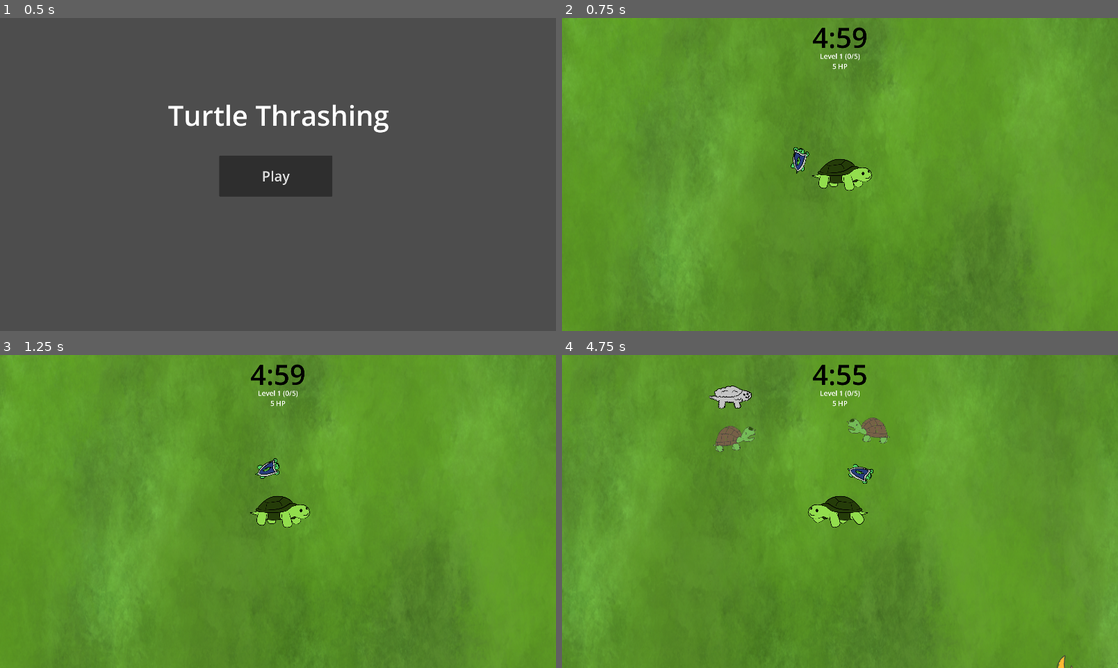
Above: before the commit, frames 1-4 (two rows, left to right).
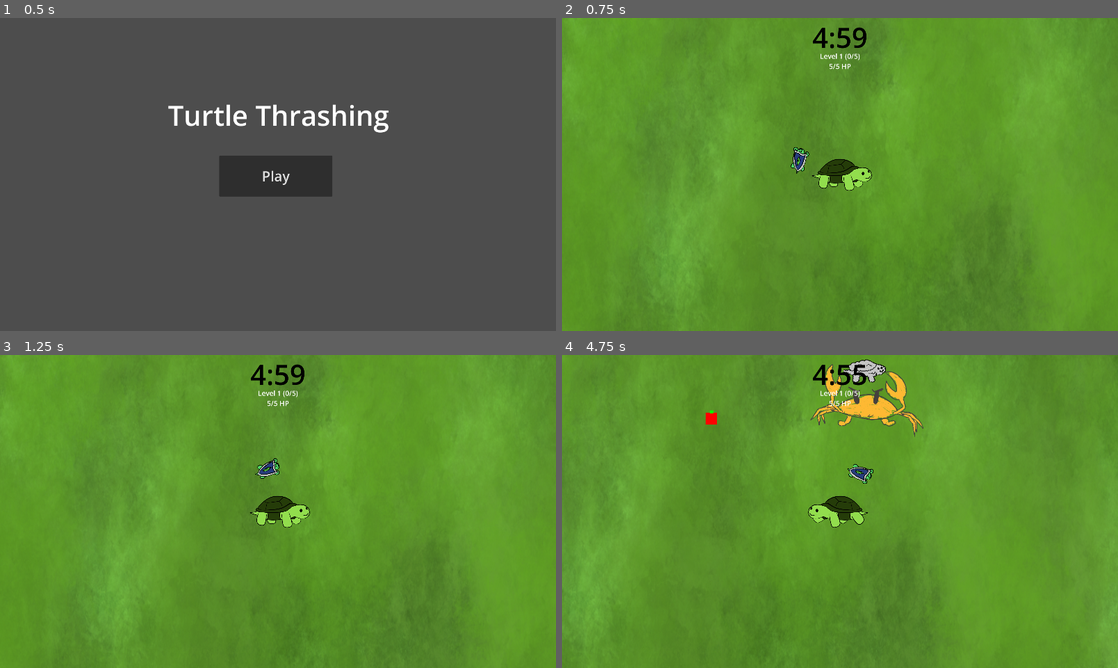
Above: after the commit, the same moments.

Repository: calbhonkman/UMBC-GAIM-2026---Turtle-Thrashing
Game: Godot game, scene res://scenes/mainmenu.tscn
The game is run twice, just before and just after one commit, with the same random seed, the same clock (stepped at 60 frames per second) and the same inputs.
Inputs:
- Up to frame 1 (0.5 s): no input
- Up to frame 2 (0.75 s): click "Play" at 0.5 s
- Up to frame 3 (1.25 s): no input
- Up to frame 4 (4.75 s): hold D (right) 1.28-2.03 s; hold S (down) 2.03-2.78 s; hold D (right) 2.78-3.53 s; hold W (up) 3.53-4.28 s; hold A (left) from 4.28 s (still down)

Frame 1 is identical in both runs. In frame 2, less than 0.1% of the frame differs, in the area x 48-52%, y 14-17%; in frame 3, less than 0.1%; in frame 4, 2.9%, in the area x 25-100%, y 1-100%.

Commit message:
Final Prototype

Diff:
--- /dev/null
+++ b/godot-project/prefabs/berry.tscn
@@ -0,0 +1,24 @@
+[gd_scene format=3 uid="uid://ct5pf58tx5o1e"]
+
+[sub_resource type="RectangleShape2D" id="RectangleShape2D_75s82"]
+size = Vector2(40, 40)
+
+[node name="Area2D" type="Area2D" unique_id=342656737]
+metadata/food = ""
+
+[node name="ColorRect" type="ColorRect" parent="." unique_id=1481267871]
+offset_left = -20.0
+offset_top = -20.0
+offset_right = 20.0
+offset_bottom = 20.0
+color = Color(1, 0, 0, 1)
+
+[node name="ColorRect2" type="ColorRect" parent="." unique_id=1686921982]
+offset_left = -6.0
+offset_top = -29.0
+offset_right = 6.0
+offset_bottom = -18.0
+color = Color(0, 1, 0, 1)
+
+[node name="CollisionShape2D" type="CollisionShape2D" parent="." unique_id=151755331]
+shape = SubResource("RectangleShape2D_75s82")
--- a/godot-project/prefabs/bigEnemy.tscn
+++ b/godot-project/prefabs/bigEnemy.tscn
@@ -29,8 +29,8 @@
 "speed": 8.0
 }]
 
-[sub_resource type="RectangleShape2D" id="RectangleShape2D_p57ef"]
-size = Vector2(128, 128)
+[sub_resource type="CircleShape2D" id="CircleShape2D_biv0o"]
+radius = 61.031868
 
 [node name="BgEnemy" type="Area2D" unique_id=2078753937]
 scale = Vector2(1.5, 1.5)
@@ -38,8 +38,12 @@
 metadata/enemy = ""
 
 [node name="Sprite2D" type="AnimatedSprite2D" parent="." unique_id=2074823387]
+position = Vector2(-3.333333, -16.666668)
 scale = Vector2(0.145, 0.145)
 sprite_frames = SubResource("SpriteFrames_jwmod")
+autoplay = "default"
+frame_progress = 0.084978886
 
 [node name="CollisionShape2D" type="CollisionShape2D" parent="." unique_id=1206202284]
-shape = SubResource("RectangleShape2D_p57ef")
+scale = Vector2(1, 0.45)
+shape = SubResource("CircleShape2D_biv0o")
--- a/godot-project/prefabs/weapons/(bullet)_laser.tscn
+++ b/godot-project/prefabs/weapons/(bullet)_laser.tscn
@@ -21,6 +21,7 @@
 size = Vector2(40, 40)
 
 [node name="Area2D" type="Area2D" unique_id=626060781]
+z_index = 1
 
 [node name="AnimatedSprite2D" type="AnimatedSprite2D" parent="." unique_id=788181597]
 position = Vector2(-1, 16)
--- a/godot-project/scenes/game_manager.gd
+++ b/godot-project/scenes/game_manager.gd
@@ -12,6 +12,8 @@
 
 @export var CAMERA_LIMIT: float = 1600.0
 @export var GAME_TIME: float = 5.0 # minutes
+
+const BERRY = preload("uid://ct5pf58tx5o1e")
 
 @onready var enemies_group = $"../(Group) Enemies"
 const ENEMY = preload("uid://d1k32mfbnnud3")
@@ -42,7 +44,7 @@
 	camera.global_position.y = clampf(player.global_position.y, -1*cam_limit_y, cam_limit_y)
 
 	level.text = "Level " + str(player.level) + " (" + str(player.experience) + "/" + str(5 * (player.level * (player.level+1) / 2)) + ")"
-	health.text = str(player.health) + " HP"
+	health.text = str(player.health) + "/" + str(player.MAX_HEALTH) + " HP"
 
 	if game_timer <= 0.0:
 		pausable = false
@@ -69,13 +71,16 @@
 
 		if game_timer <= next_spawn_time:
 			var new_enemy = null
-			if randi_range(1,10) == 1:
+			if randi_range(1,20) == 1:
+				new_enemy = BERRY.instantiate()
+			elif randi_range(1,10) == 1:
 				new_enemy = BIGENEMY.instantiate()
 			else:
 				new_enemy = ENEMY.instantiate()
 			enemies_group.add_child(new_enemy)
 			new_enemy.global_position = find_spawn_position()
-			new_enemy.scale_health(1 + (GAME_TIME - (game_timer / 60.0)))
+			if new_enemy.get_script():
+				new_enemy.scale_health(1 + (GAME_TIME - (game_timer / 60.0)))
 			next_spawn_time = next_spawn_time - (SPAWN_COOLDOWN / (1 + (GAME_TIME - (game_timer / 60.0))/2))
 
 func find_spawn_position():
@@ -127,7 +132,7 @@
 	resume()
 
 func _on_upgrade_player_health_pressed():
-	player.health = player.MAX_HEALTH
+	player.health = max(player.health, player.MAX_HEALTH)
 	resume()
 func _on_upgrade_player_speed_pressed():
 	player.speed *= 1.25
--- a/godot-project/scripts/Bigenemy.gd
+++ b/godot-project/scripts/Bigenemy.gd
@@ -4,8 +4,8 @@
 @onready var sprite = $Sprite2D
 const EXP = preload("uid://bln5qlwy18sjf")
 
-@export var MAX_HEALTH: float = 5.0
-@export var SPEED: float = 70.0
+@export var MAX_HEALTH: float = 10.0
+@export var SPEED: float = 60.0
 
 var health
 
--- a/godot-project/scripts/player.gd
+++ b/godot-project/scripts/player.gd
@@ -46,7 +46,10 @@
 
 func _on_hitbox_area_entered(area):
 	# If hit by an enemy
-	if area.has_meta("enemy"):
+	if area.has_meta("food"):
+		area.queue_free()
+		health += 1
+	elif area.has_meta("enemy"):
 		if invincible_timer == 0:
 			health -= 1
 			invincible_timer = INVINCIBLE_TIME
